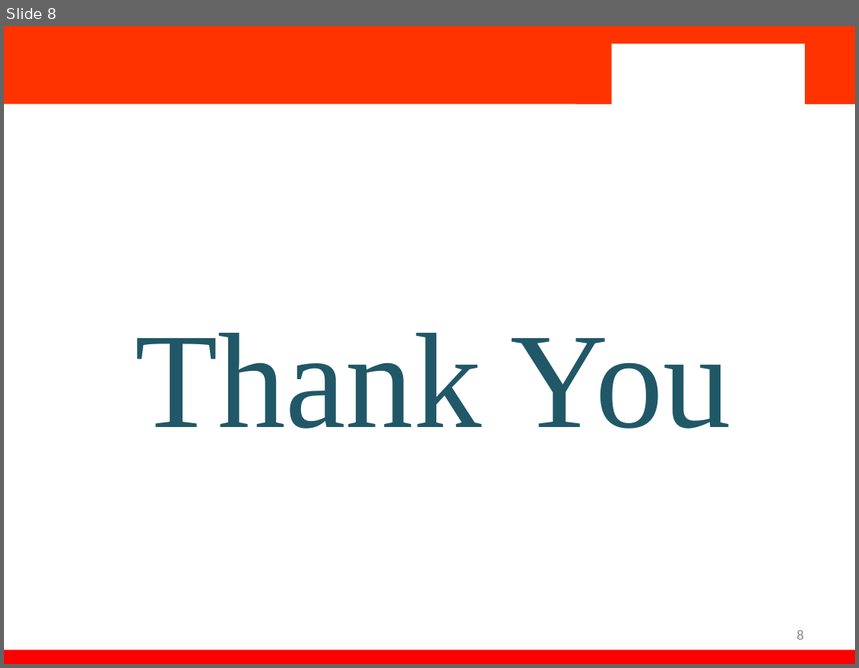
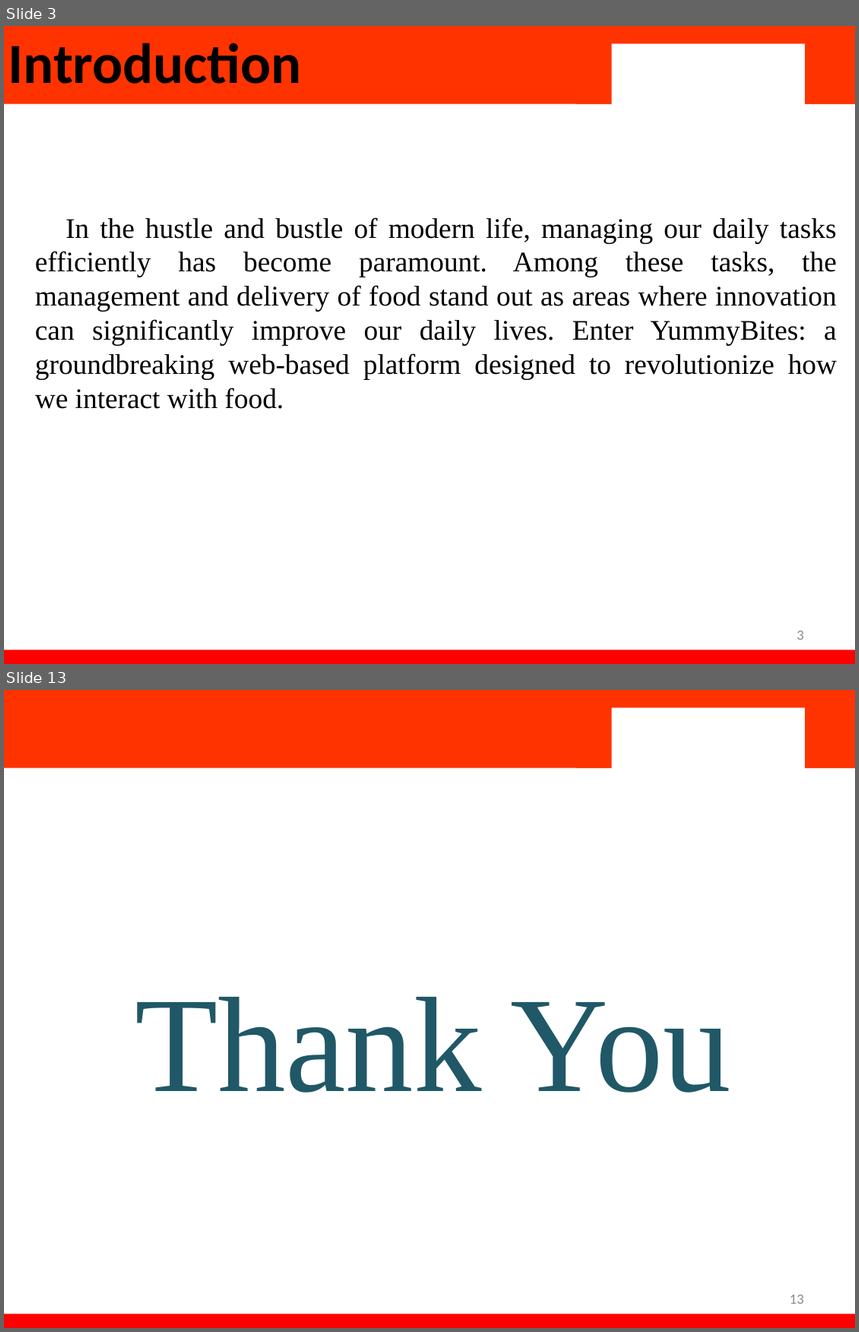
Before and after one commit to JayArindam/yummybites, a slide deck: YummyBite.pptx. Shown one above the other, each under a label of ours: slide 8 before the commit, slides 3 and 13 after it; the slides between them are not shown. The pictures are 859x668 and 859x1332 pixels, drawn with LibreOffice and Linux fonts; fonts in the diff are those of the drawing; background and template pictures are left out. Boxes give left, top, right and bottom in pixels: in the first picture for what was removed or moved away, otherwise in the second. Text is boxed around its words. In the diff, an @@ line names an element or a change of style, - is before the commit and + after.

```diff
--- a/YummyBite.pptx
+++ b/YummyBite.pptx
@@ slide 3 added at [4,26,855,664], background #FFFFFF; not listed: 4 template elements that a slide beside it also shows @@
@@ title added at [9,43,302,84], 48 pt, text #000000, bold @@
+Introduction
@@ subtitle added at [35,218,837,409], 24 pt, text #000000 @@
+In the hustle and bustle of modern life, managing our daily tasks efficiently has become paramount. Among these tasks, the management and delivery of food stand out as areas where innovation can significantly improve our daily lives. Enter YummyBites: a groundbreaking web-based platform designed to revolutionize how we interact with food.
@@ page number added at [797,631,804,640], 12 pt, text #898989 @@
+3
@@ what was slide 8 is now slide 13 @@
@@ page number at [790,1295,804,1304]: text changed @@
-8
+13
```
Also in this commit, not shown: 6 slides changed, 5 other slides added, 1 slide removed.
